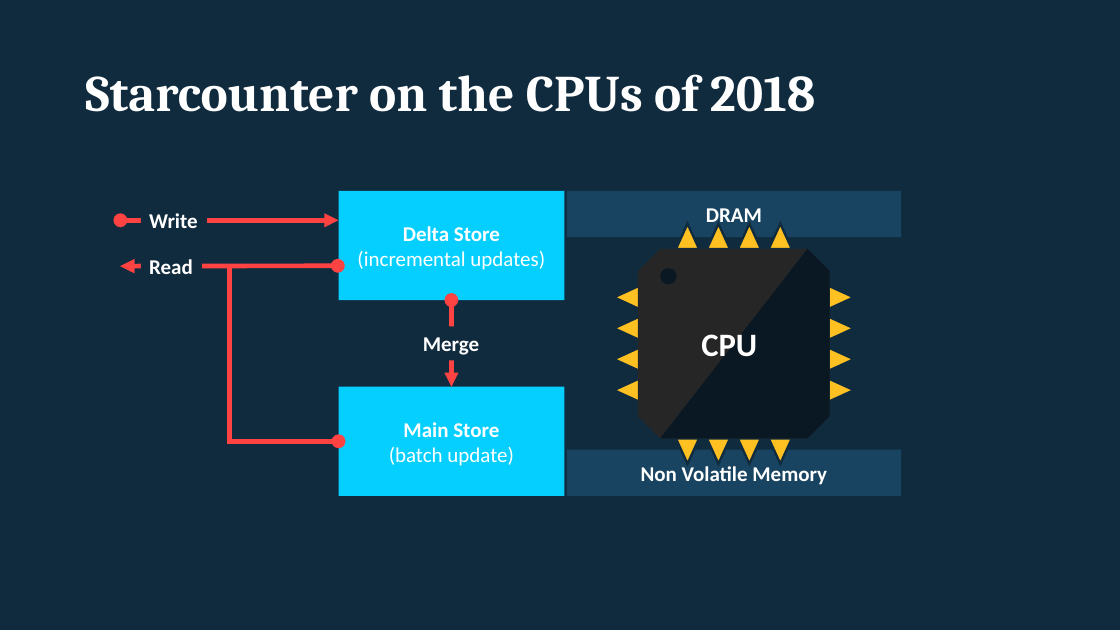
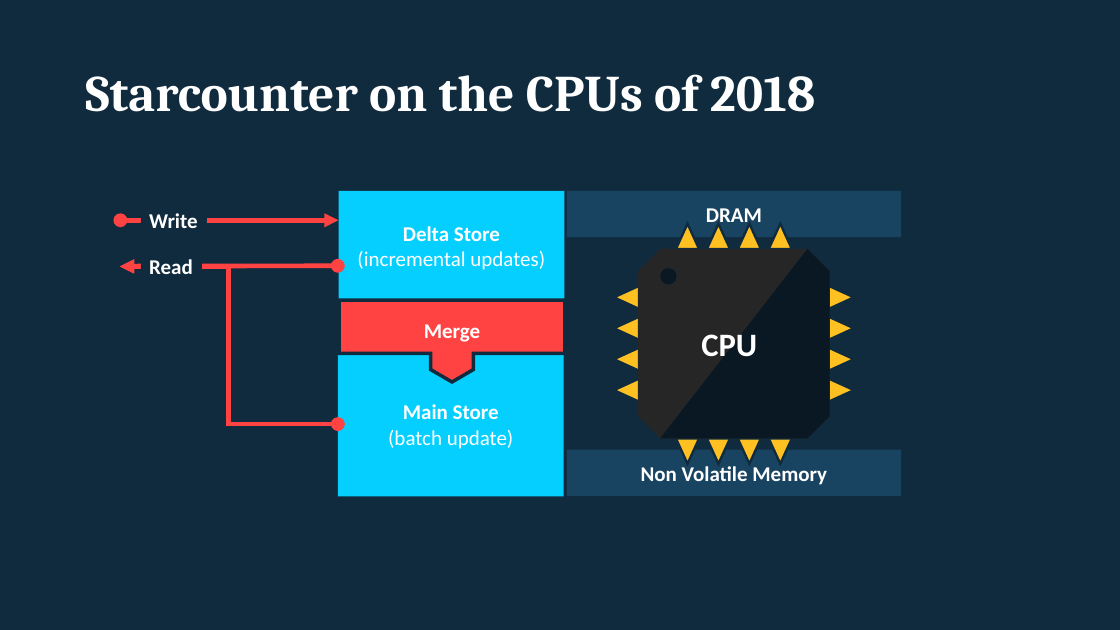
Before and after one commit to rogeralsing/Presentations, a slide deck: slide 33 of Starcounter/imcs.pptx (slide 32 before the commit). Drawn at 1120x630 pixels with LibreOffice and Linux fonts; fonts in the diff are those of the drawing. Boxes give left, top, right and bottom in pixels: in the first picture for what was removed or moved away, otherwise in the second. Text is boxed around its words. In the diff, an @@ line names an element or a change of style, - is before the commit and + after.

```diff
--- a/Starcounter/imcs.pptx
+++ b/Starcounter/imcs.pptx
@@ elbow double arrow moved from (120, 266) - (339, 441) to (120, 266) - (338, 424) @@
@@ freeform shape added at <box>339,300,565,382</box>, fill #FF4343, outline #102B3E 3 pt, 18 pt, text #FFFFFF, bold @@
+Merge
@@ double arrow removed from (451, 386) to (451, 300) @@
@@ rounded rectangle "Main Store": place and size @@
-rounded rectangle "Main Store" at <box>339,386,565,496</box>
+rounded rectangle "Main Store" at <box>338,352,564,497</box>
@@ text removed at <box>423,337,479,355</box> @@
-Merge
```
Also in this commit, not shown: 2 slides added, 1 slide removed, 1 other file.
